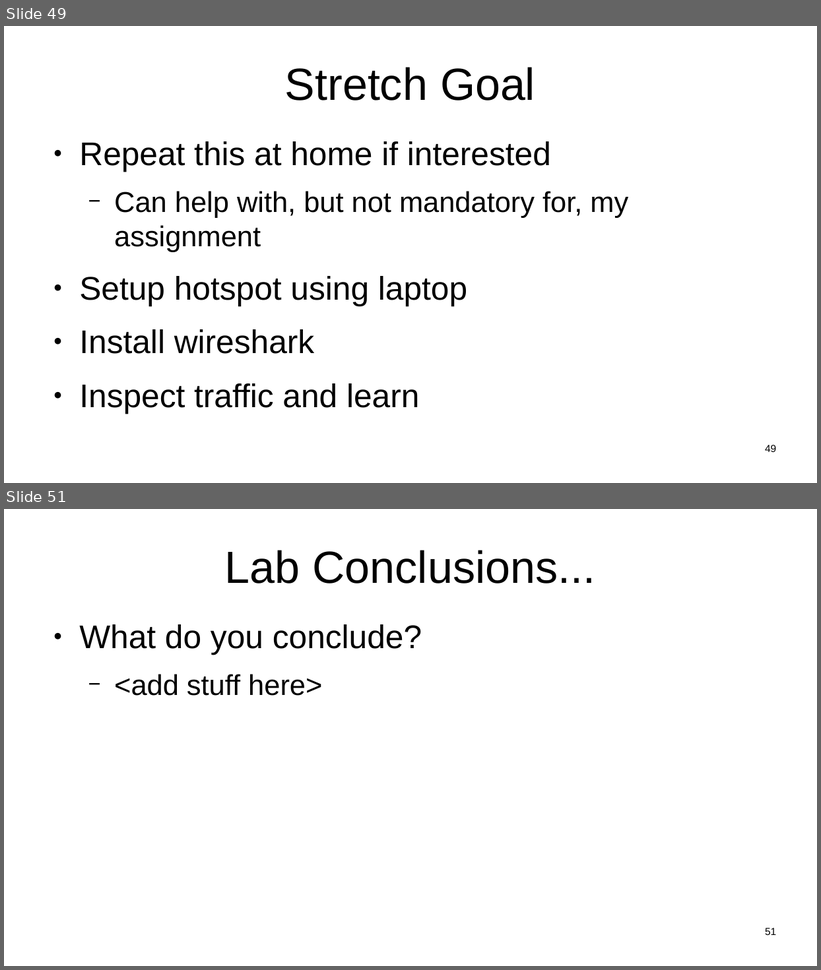
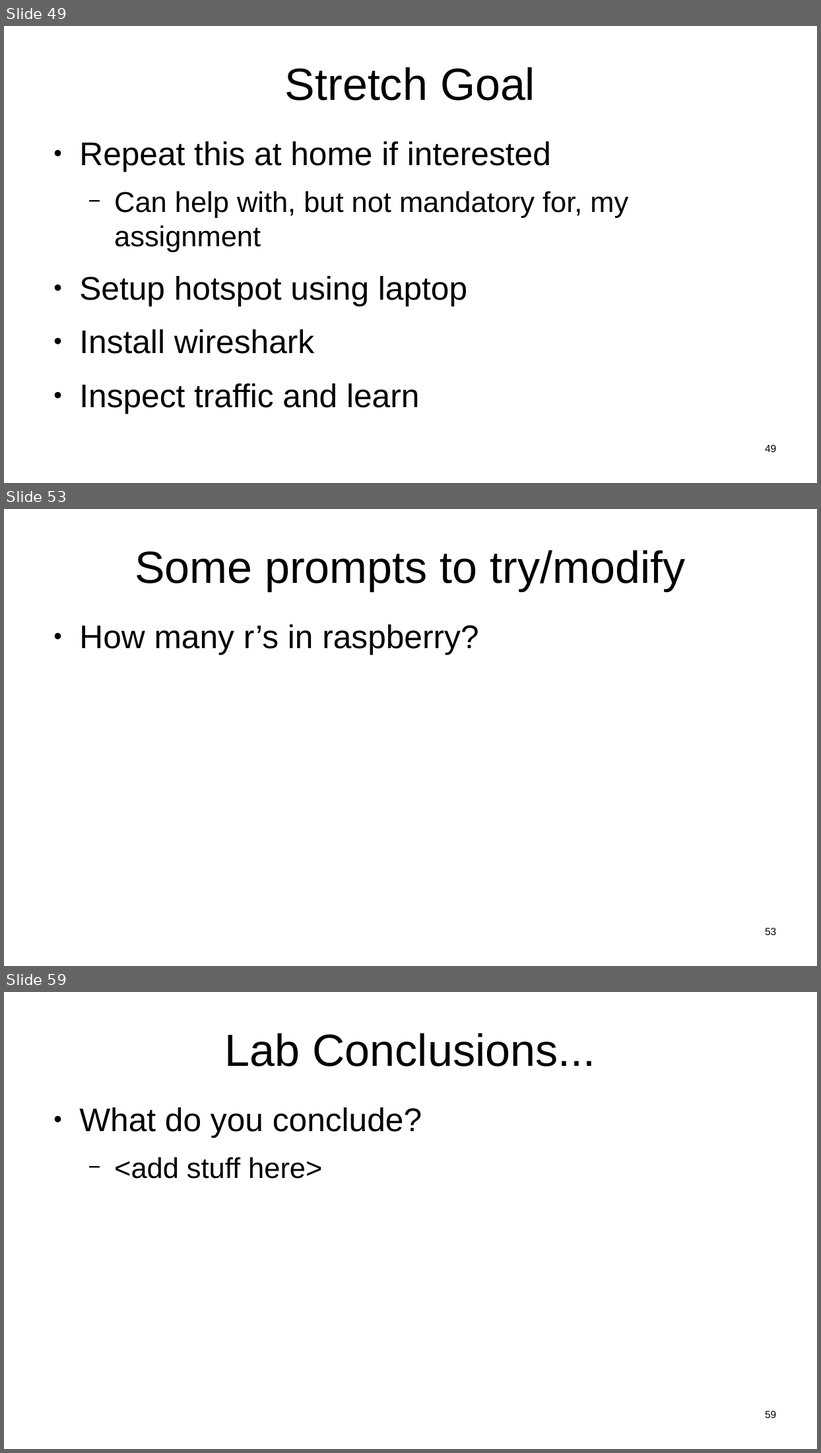
Before and after one commit to sftcd/witidtm, a slide deck: lectures/2024-2025/labs.odp. Shown one above the other, each under a label of ours: slides 49 and 51 before the commit, slides 49, 53 and 59 after it; the slides between them are not shown. The pictures are 821x970 and 821x1453 pixels, drawn with LibreOffice and Linux fonts; fonts in the diff are those of the drawing. Boxes give left, top, right and bottom in pixels: in the first picture for what was removed or moved away, otherwise in the second. Text is boxed around its words. In the diff, an @@ line names an element or a change of style, - is before the commit and + after.

```diff
--- a/lectures/2024-2025/labs.odp
+++ b/lectures/2024-2025/labs.odp
@@ slide 53 added at (4, 509, 817, 966), background #FFFFFF @@
@@ title added at (135, 550, 686, 591), 44 pt, text #000000 @@
+Some prompts to try/modify
@@ text added at (79, 625, 479, 655), 32 pt, text #000000 @@
+● How many r’s in raspberry?
@@ page number added at (765, 928, 776, 935), 10 pt, text #000000 @@
+53
@@ what was slide 51 is now slide 59 @@
@@ page number at (765, 1411, 776, 1418): text changed @@
-51
+59
```
Also in this commit, not shown: 7 slides changed, 7 other slides added, 3 other files.
